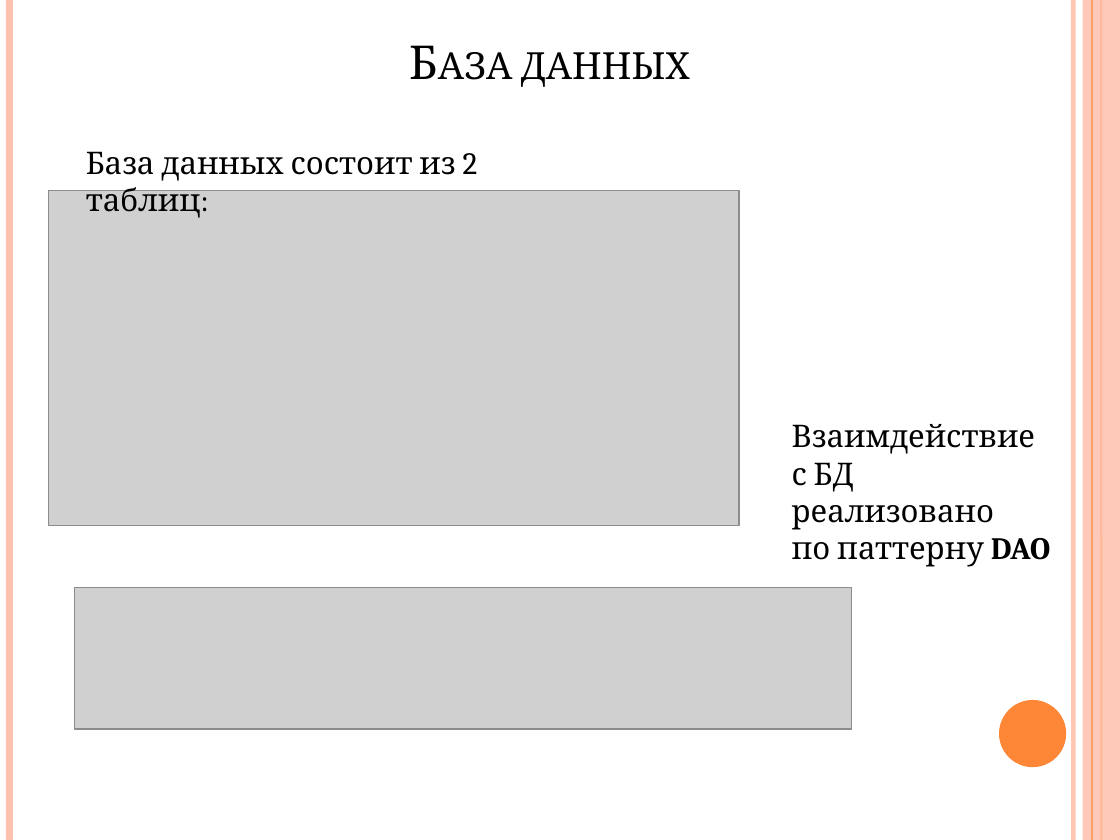
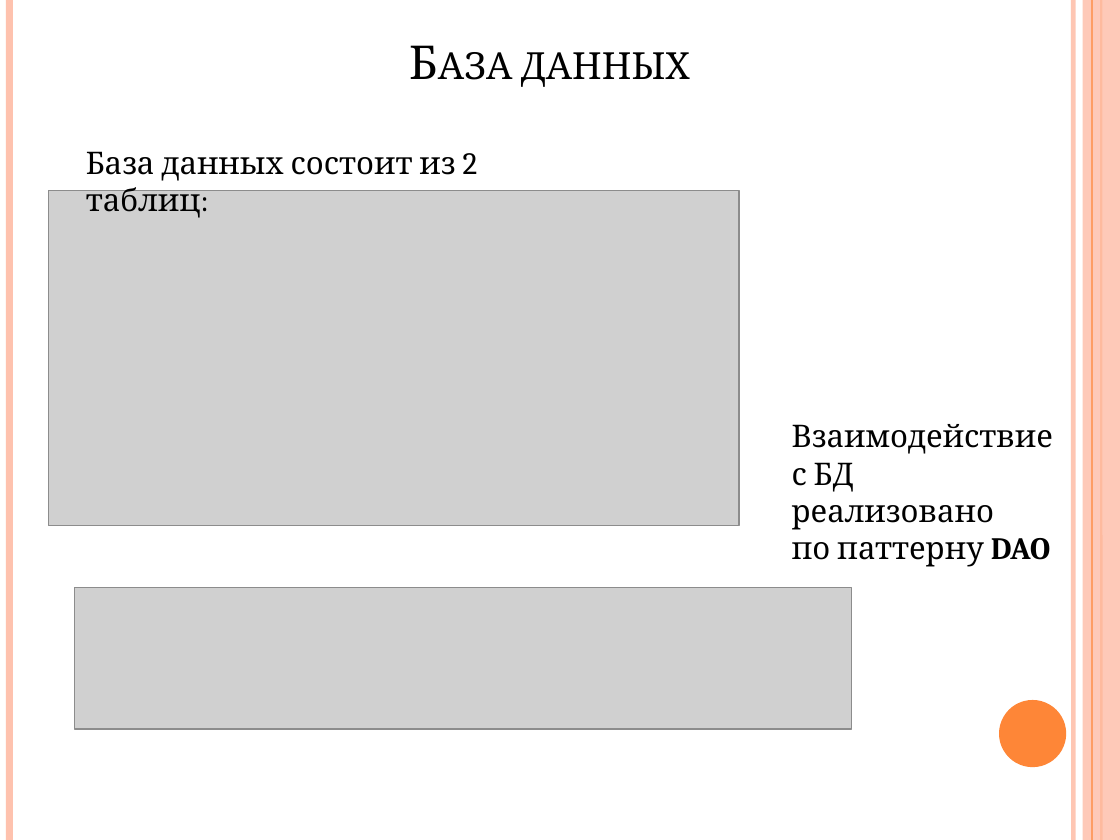
Before and after one commit to kopch02/Pacman_JavaFX, a slide deck: slide 10 of Pacman_JavaFX presentation.pptx (slide 8 before the commit). Drawn at 1120x840 pixels with LibreOffice and Linux fonts; fonts in the diff are those of the drawing; grey boxes stand for pictures. Boxes give left, top, right and bottom in pixels: in the first picture for what was removed or moved away, otherwise in the second. Text is boxed around its words. In the diff, an @@ line names an element or a change of style, - is before the commit and + after.

```diff
--- a/Pacman_JavaFX presentation.pptx
+++ b/Pacman_JavaFX presentation.pptx
@@ text at (792, 424, 1054, 454): text changed @@
-Взаимдействие
+Взаимодействие
```
Also in this commit, not shown: 4 other slides changed, 2 slides added, 10 other files.
